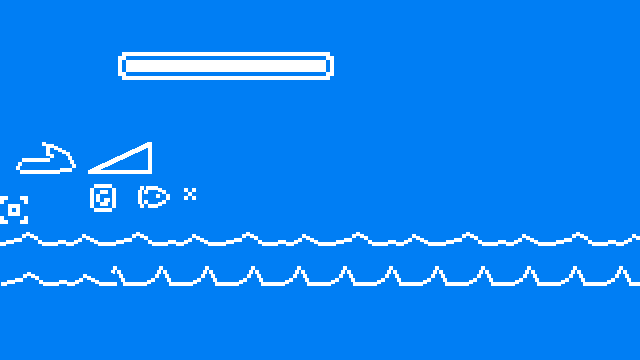
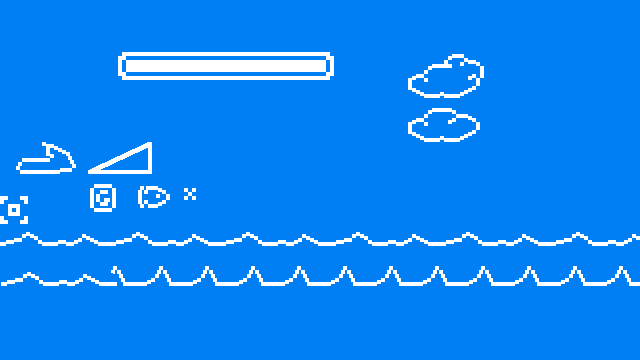
The second w=640, h=360 image is a revision of the first. Changes to its layers:
added layer "cloud2" above "cloud1" over [408, 54, 484, 98]
added layer "cloud1" above "sea" over [408, 108, 480, 142]
